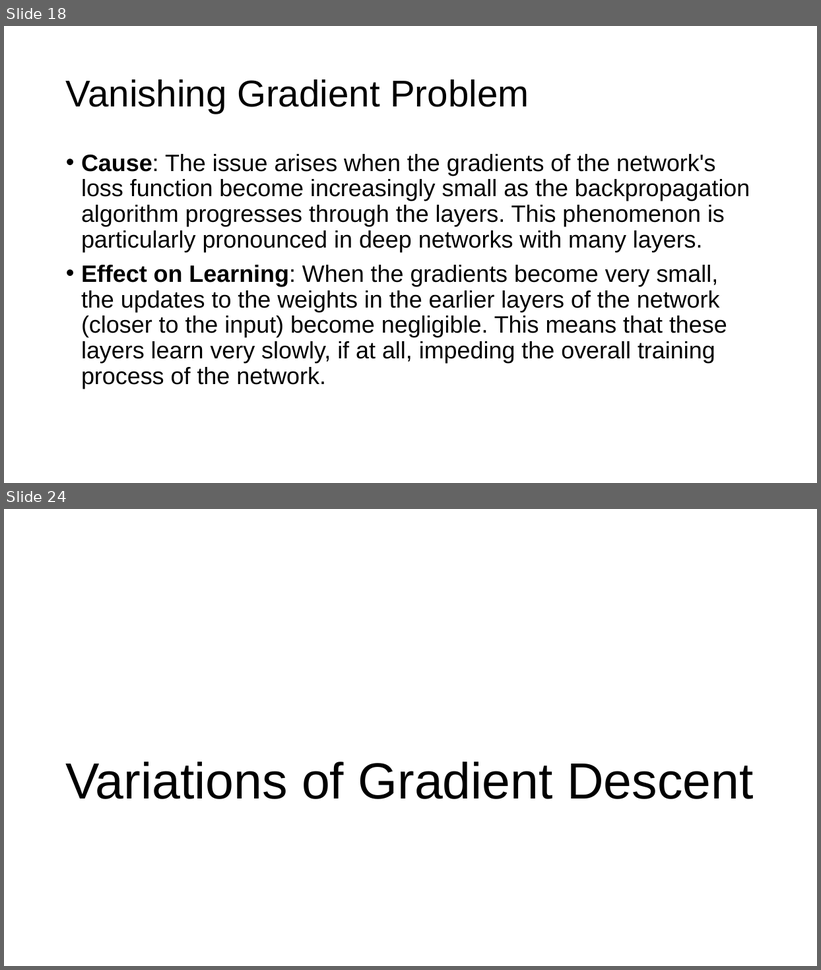
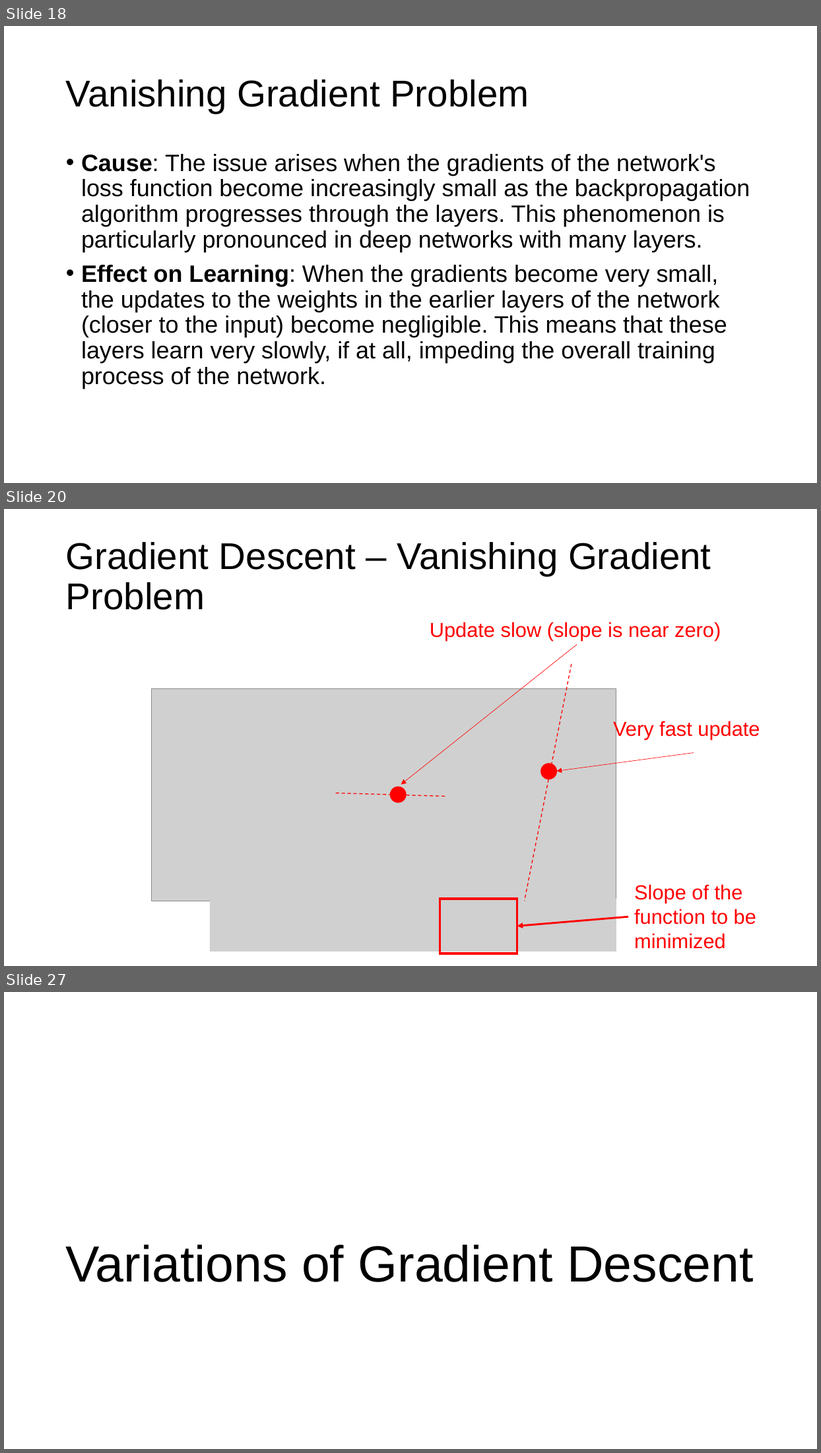
Before and after one commit to toelt-llc/MACHINE-LEARNING-SCHOOL-INAF, a slide deck: DAY1/02 - Calculus and Gradient Descent/Gradient Descent Part I.pptx. Shown one above the other, each under a label of ours: slides 18 and 24 before the commit, slides 18, 20 and 27 after it; the slides between them are not shown. The pictures are 821x970 and 821x1453 pixels, drawn with LibreOffice and Linux fonts; fonts in the diff are those of the drawing; grey boxes stand for pictures. Boxes give left, top, right and bottom in pixels: in the first picture for what was removed or moved away, otherwise in the second. Text is boxed around its words. In the diff, an @@ line names an element or a change of style, - is before the commit and + after.

```diff
--- a/DAY1/02 - Calculus and Gradient Descent/Gradient Descent Part I.pptx
+++ b/DAY1/02 - Calculus and Gradient Descent/Gradient Descent Part I.pptx
@@ slide 20 added at (x1=4, y1=509, x2=817, y2=966), background #FFFFFF @@
@@ title added at (x1=66, y1=542, x2=711, y2=610), 44 pt, text #000000 @@
+Gradient Descent – Vanishing Gradient Problem
@@ text added at (x1=430, y1=622, x2=721, y2=640), 24 pt, text #FF0000 @@
+Update slow (slope is near zero)
@@ arrow added from (578, 644) to (401, 785), #FF0000 0.5 pt @@
@@ line added from (572, 664) to (525, 901), #FF0000 1 pt dashed @@
@@ picture added at (x1=151, y1=689, x2=616, y2=901) @@
@@ text added at (x1=613, y1=720, x2=760, y2=740), 24 pt, text #FF0000 @@
+Very fast update
@@ ellipse added at (x1=541, y1=764, x2=557, y2=780), fill #FF0000, outline #FF0000 1 pt @@
@@ arrow added from (694, 753) to (556, 771), #FF0000 0.5 pt @@
@@ line added from (445, 796) to (336, 793), #FF0000 1 pt dashed @@
@@ ellipse added at (x1=391, y1=787, x2=407, y2=803), fill #FF0000, outline #FF0000 1 pt @@
@@ text added at (x1=634, y1=885, x2=756, y2=949), 24 pt, text #FF0000 @@
+Slope of the
+function to be
+minimized
@@ picture added at (x1=210, y1=899, x2=617, y2=952) @@
@@ rectangle added at (x1=440, y1=899, x2=517, y2=954), outline #FF0000 3 pt @@
@@ arrow added from (628, 917) to (517, 926), #FF0000 2.25 pt @@
@@ what was slide 24 is now slide 27 @@
```
Also in this commit, not shown: 9 slides changed, 2 other slides added, 4 other files.
